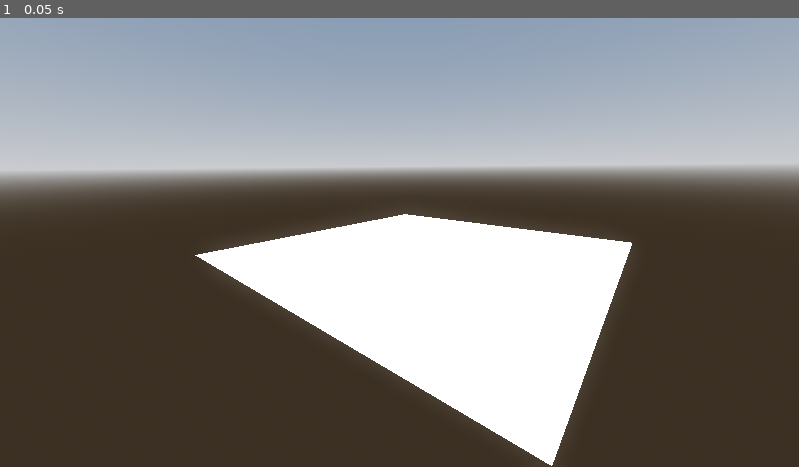
Above: before the commit, frame 1.
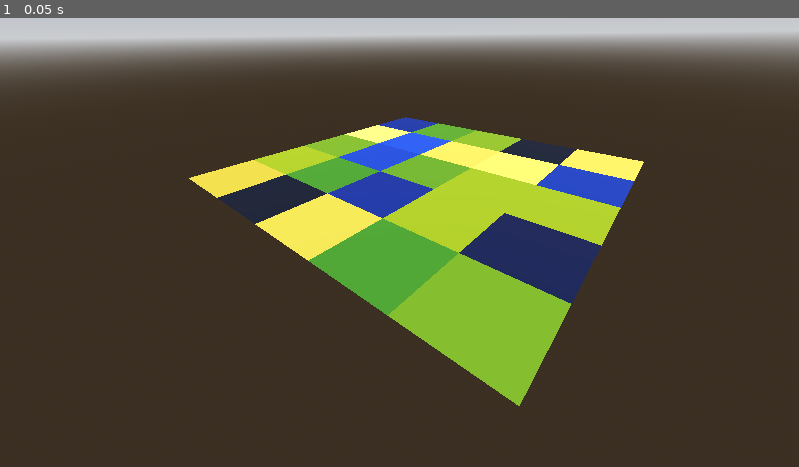
Above: after the commit, the same moment.

Repository: andymk/eco-experiments
Game: Godot game, scene res://scenes/world.tscn
The game is run twice, just before and just after one commit, with the same random seed, the same clock (stepped at 60 frames per second) and the same inputs.
Inputs:
- Up to frame 1 (0.05 s): no input

The runs differ from the first frame. In frame 1, 58% of the frame differs, in the area x 0-100%, y 0-100%.

Commit message:
colours appearing

Diff:
--- a/scenes/world.tscn
+++ b/scenes/world.tscn
@@ -66,7 +66,7 @@
 shadow_enabled = true
 
 [node name="Camera3D" type="Camera3D" parent="."]
-transform = Transform3D(0.7568985, -0.15786709, 0.63417876, -0.008567523, 0.9679057, 0.25116765, -0.65347636, -0.19554175, 0.7312538, 2.1521103, 1.2775885, 4.182781)
+transform = Transform3D(0.7568985, -0.37291068, 0.5366957, -0.008567505, 0.8154903, 0.57870734, -0.65347636, -0.44262087, 0.6140485, 2.0285757, 1.6966008, 4.0342016)
 
 [node name="TerrainGenerator" parent="." instance=ExtResource("2_4wyf3")]
 material_override = SubResource("StandardMaterial3D_rwgxs")
--- a/scripts/terrain_generator.gd
+++ b/scripts/terrain_generator.gd
@@ -98,17 +98,12 @@
 			tempNormals.append(Vector3.UP)
 			tempNormals.append(Vector3.UP)
 
-			# Vertex colours — all green (r,g,b,a)
-			if y == (numTilesPerLine /2) && x == (numTilesPerLine /2):
-				tempColours.append(Color( 0.105882324, 0.5422884, 0.81960785, 1))
-				tempColours.append(Color( 0.105882324, 0.5422884, 0.81960785, 1))
-				tempColours.append(Color( 0.105882324, 0.5422884, 0.81960785, 1))
-				tempColours.append(Color( 0.105882324, 0.5422884, 0.81960785, 1))
-			else:
-				tempColours.append(Color(0.07008723, 0.3301887, 0.118246295, 1))
-				tempColours.append(Color(0.07008723, 0.3301887, 0.118246295, 1))
-				tempColours.append(Color(0.07008723, 0.3301887, 0.118246295, 1))
-				tempColours.append(Color(0.07008723, 0.3301887, 0.118246295, 1))
+			var biome:Biome = biomes[uv.x]
+			var color = biome.startCol.lerp(biome.endCol, uv.y)
+			tempColours.append(color)
+			tempColours.append(color)
+			tempColours.append(color)
+			tempColours.append(color)
 
 	# Build the mesh arrays
 	var arrays := []
@@ -116,8 +111,8 @@
 	arrays[Mesh.ARRAY_VERTEX] = tempVerts
 	arrays[Mesh.ARRAY_INDEX] = tempIndices
 	arrays[Mesh.ARRAY_NORMAL] = tempNormals
-	#arrays[Mesh.ARRAY_COLOR] = tempColours
-	arrays[Mesh.ARRAY_TEX_UV] = tempUvs
+	arrays[Mesh.ARRAY_COLOR] = tempColours
+	#arrays[Mesh.ARRAY_TEX_UV] = tempUvs
 
 	# Create and assign the mesh
 	mesh.add_surface_from_arrays(Mesh.PRIMITIVE_TRIANGLES, arrays)
Binary file added: images/image2.png
Not shown, changed: Readme.MD
